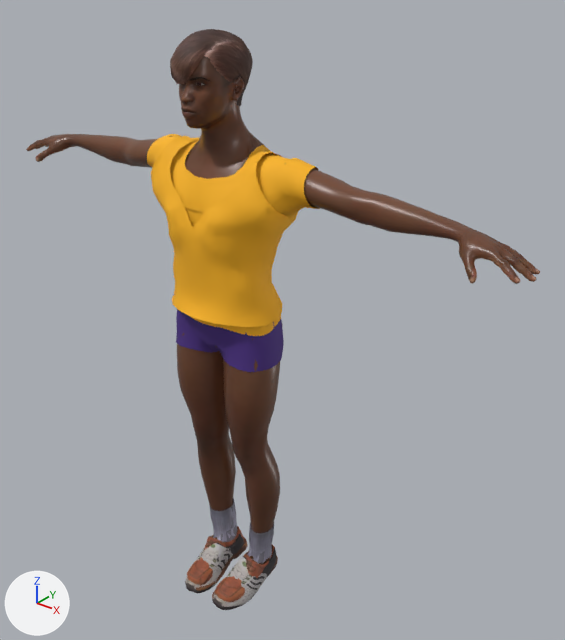
The glTF model FEL-full-app/public/models/rivals/dash.glb as it was, and as the next commit left it.
Before and after are seen from a 50 mm camera at (1.457, -1.59, 2.003) aimed at (0.115, 0.087, 0.963). The axes (+X, +Y, +Z) are drawn at lower left. The lights are the same throughout. The first picture is the older version. Vertices at exactly the same position are counted once.

Names of what the first picture shows: 'Body', 'Hair_buzz', 'Kit_shoes_shoes_evo', 'Kit_shoes_shoes_flight', 'Kit_shorts_shorts_court', 'Kit_tops_top_bonds', 'Kit_tops_top_lab'.
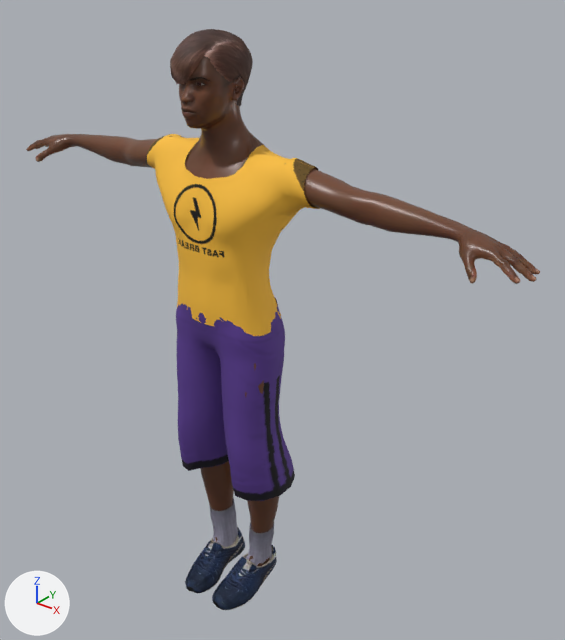
Boxes [x1, y1, x2, y2] around the edits, measured in the pictures (565 x 640 px; the box of a moved part takes in the faces that stretch with it):
'Kit_tops_top_lab', recoloured, surface changed: [147, 134, 318, 336] in both
'Kit_shorts_shorts_baggy', added (purple): after [176, 297, 295, 501]
'Kit_tops_top_bonds', deleted (orange): before [151, 136, 298, 327]
'Kit_shoes_shoes_evo', surface changed, reshaped (8% taller): before [187, 498, 278, 602]; after [185, 498, 277, 610]
'Kit_shorts_shorts_court', deleted (purple): before [176, 310, 284, 372]
'Kit_shoes_shoes_flight', surface changed (grey to blue): [185, 505, 276, 610] in both
part 1 of me_shoes01, rebuilt: before [212, 545, 278, 602]; after [212, 545, 277, 610]
part 2 of me_shoes01, rebuilt: before [187, 526, 248, 591]; after [185, 527, 245, 593]
part 3 of me_shoes01, moved or reshaped (mostly hidden): before [254, 554, 260, 564]; after [246, 551, 265, 565]
part 4 of me_shoes01, moved or reshaped: before [218, 502, 237, 542]; after [218, 503, 238, 547]

Diff of the bpy script that builds the scene:
```diff
--- a/FEL-full-app/public/models/rivals/dash.glb.py
+++ b/FEL-full-app/public/models/rivals/dash.glb.py
@@ mat_shoes_shoes_evo @@
 mat_shoes_shoes_evo = principled_material('shoes.shoes_evo')
-mat_shoes_shoes_evo.texture = img_shoes01_diffuse
+mat_shoes_shoes_evo.texture = img_shoes06_diffuse
 mat_shoes_shoes_evo.roughness = 0.7
@@ mat_shoes_shoes_flight @@
 mat_shoes_shoes_flight = principled_material('shoes.shoes_flight')
-mat_shoes_shoes_flight.texture = img_shoes05_diffuse
+mat_shoes_shoes_flight.texture = img_shoes02_diffuse
 mat_shoes_shoes_flight.roughness = 0.7
@@ mat_jersey_top_tee @@
+mat_jersey_top_tee = bpy.data.materials.new('jersey.top_tee')
+# colours: orange #ffc23d
+# uses the picture img_felprint_dash_tops
@@ mat_shorts_shorts_baggy @@
+mat_shorts_shorts_baggy = bpy.data.materials.new('shorts.shorts_baggy')
+# colours: purple #5b3b93
+# uses the picture img_felprint_dash_shorts
@@ me_shoes01 @@
-me_shoes01.from_pydata(...)  # 638 vertices, 1162 faces; spans x -0.127..0.134, y -0.203..0.082, z -0.02..0.228
+me_shoes01.from_pydata(...)  # 591 vertices, 1072 faces; spans x -0.127..0.134, y -0.21..0.079, z -0.032..0.228
+# me_shoes01 part 1: the loose piece of 228 vertices spanning x 0.013..0.125, y -0.196..0.082, z -0.02..0.103 is rebuilt with 206 vertices and now spans x 0.013..0.131, y -0.203..0.079, z -0.032..0.097
+# me_shoes01 part 2: the loose piece of 225 vertices spanning x -0.119..-0.008, y -0.203..0.075, z -0.018..0.102 is rebuilt with 213 vertices and now spans x -0.125..-0.008, y -0.21..0.072, z -0.03..0.096
+# me_shoes01 part 3: 23 vertices removed from x 0.047..0.104, y -0.05..0.062, z 0.047..0.225; 17 vertices added at x 0.044..0.105, y -0.045..0.063, z 0.047..0.224
+# me_shoes01 part 4: 22 vertices removed from x -0.097..-0.042, y -0.081..0.054, z 0.048..0.224; 15 vertices added at x -0.089..-0.039, y -0.08..0.053, z 0.049..0.223
 me_shoes01.materials.append(mat_shoes_shoes_evo)
@@ me_crude_male_shirt @@
 me_crude_male_shirt.from_pydata(...)  # 679 vertices, 1240 faces; spans x -0.298..0.299, y -0.154..0.092, z 0.987..1.507
-me_crude_male_shirt.materials.append(mat_jersey_top_lab)  # orange #ffb81c
+# me_crude_male_shirt part 5: texture (UV) coordinates changed
+me_crude_male_shirt.materials.append(mat_jersey_top_tee)
@@ ob_kit_shorts_shorts_court @@
-ob_kit_shorts_shorts_court = bpy.data.objects.new('Kit_shorts_shorts_court', me_jean_shorts)
@@ ob_kit_tops_top_bonds @@
-ob_kit_tops_top_bonds = bpy.data.objects.new('Kit_tops_top_bonds', me_tank_keyhole_neck)
@@ ob_kit_shorts_shorts_baggy @@
+ob_kit_shorts_shorts_baggy = bpy.data.objects.new('Kit_shorts_shorts_baggy', me_cargo_pants)  # 619 vertices, 1172 faces; spans x -0.201..0.21, y -0.157..0.1, z 0.423..1.048
+ob_kit_shorts_shorts_baggy.location = (0.0, 0.0, 0.0)
```
